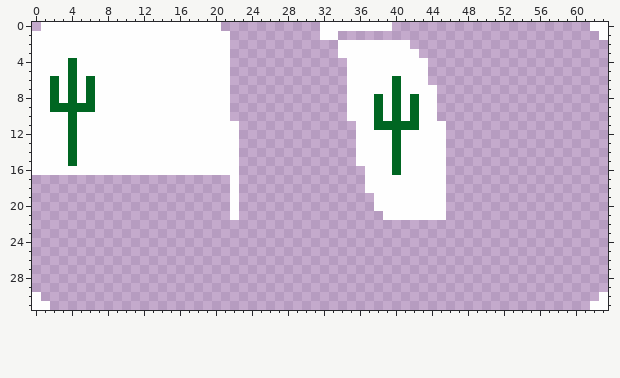
A pixel-art sprite gets an edit: eli_cape.png. The picture above was drawn from the file before the commit.
The file is 128x64 pixels, drawn in blocks of 2x2; one block is one cell here. Pixels under 10% opacity are left out. Colours within 5 levels of each other are drawn and written as one.
The result:
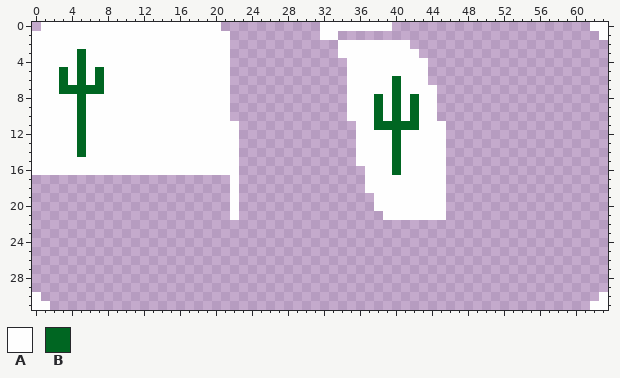
Palette (. is transparent): A #fefefe  B #006622
What changed:
The edit turns colour B into colour A in rows 4 to 5 at x 4; in row 6 at x 2, 4 and 6; in row 7 at x 2; in row 8 at x 2, 4 and 6; in row 9 at x 2 to 4 and 6; in rows 10 to 15 at x 4.
The edit turns colour A into colour B in rows 3 to 4 at x 5; in rows 5 to 7 at x 3, 5 and 7; in row 8 at x 5; in rows 10 to 14 at x 5.
Boxes around the changes in both pictures, in picture pixels (x1, y1, x2, y2):
changed: (50, 49, 104, 166)
